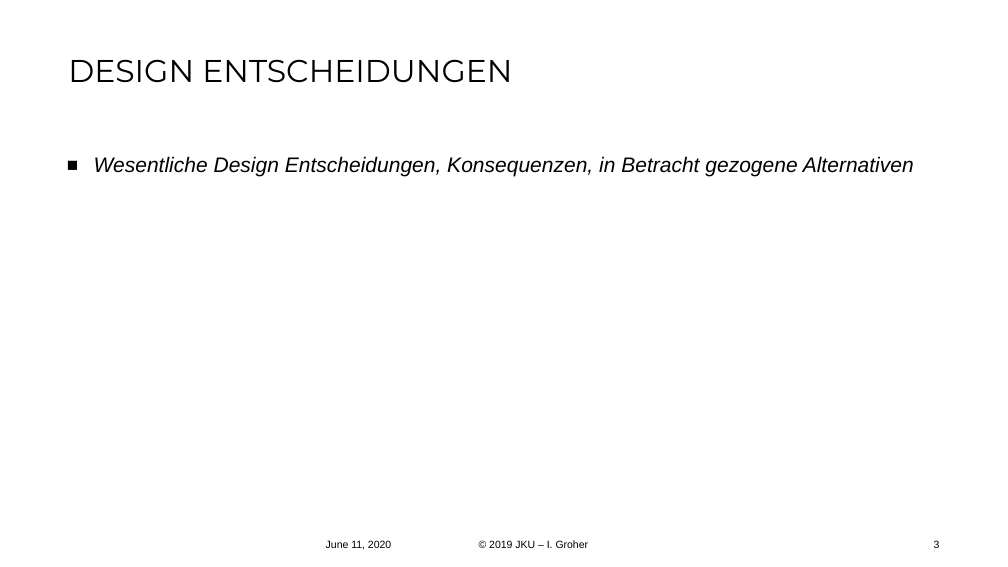
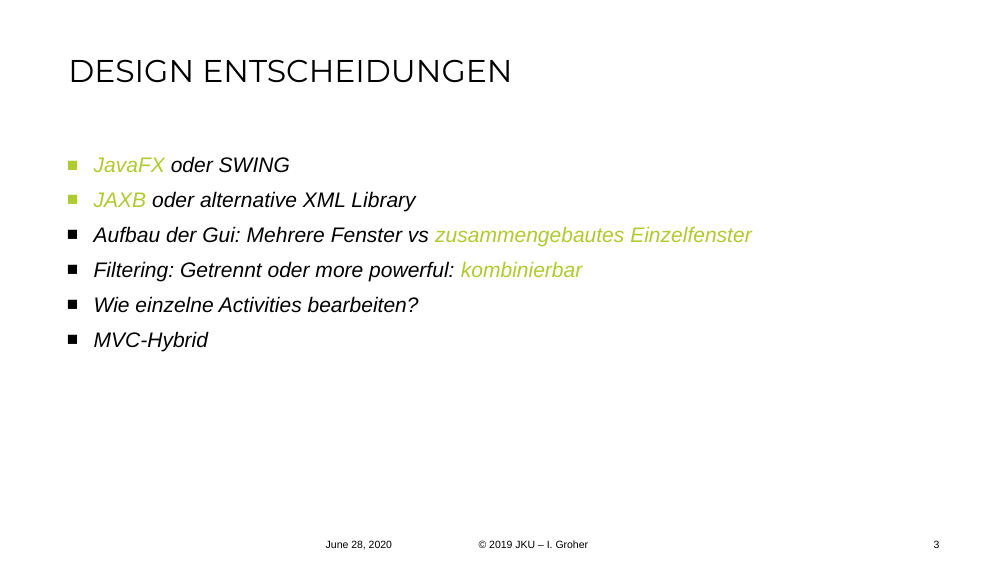
Before and after one commit to FireRedDev/TaskyCompanion, a slide deck: slide 3 of Release 3.pptx. Drawn at 1008x567 pixels with LibreOffice and Linux fonts; fonts in the diff are those of the drawing; background and template pictures are left out. Boxes give left, top, right and bottom in pixels: in the first picture for what was removed or moved away, otherwise in the second. Text is boxed around its words. In the diff, an @@ line names an element or a change of style, - is before the commit and + after.

```diff
--- a/Release 3.pptx
+++ b/Release 3.pptx
@@ text at [94, 156, 751, 351]: text changed @@
-■ Wesentliche Design Entscheidungen, Konsequenzen, in Betracht gezogene Alternativen
+■ JavaFX oder SWING
+■ JAXB oder alternative XML Library
+■ Aufbau der Gui: Mehrere Fenster vs zusammengebautes Einzelfenster
+■ Filtering: Getrennt oder more powerful: kombinierbar
+■ Wie einzelne Activities bearbeiten?
+■ MVC-Hybrid
@@ text at [326, 540, 392, 549]: text changed @@
-June 11, 2020
+June 28, 2020
```
Also in this commit, not shown: 8 other slides changed, 2 slides added, 1 slide removed, 1 other file.
